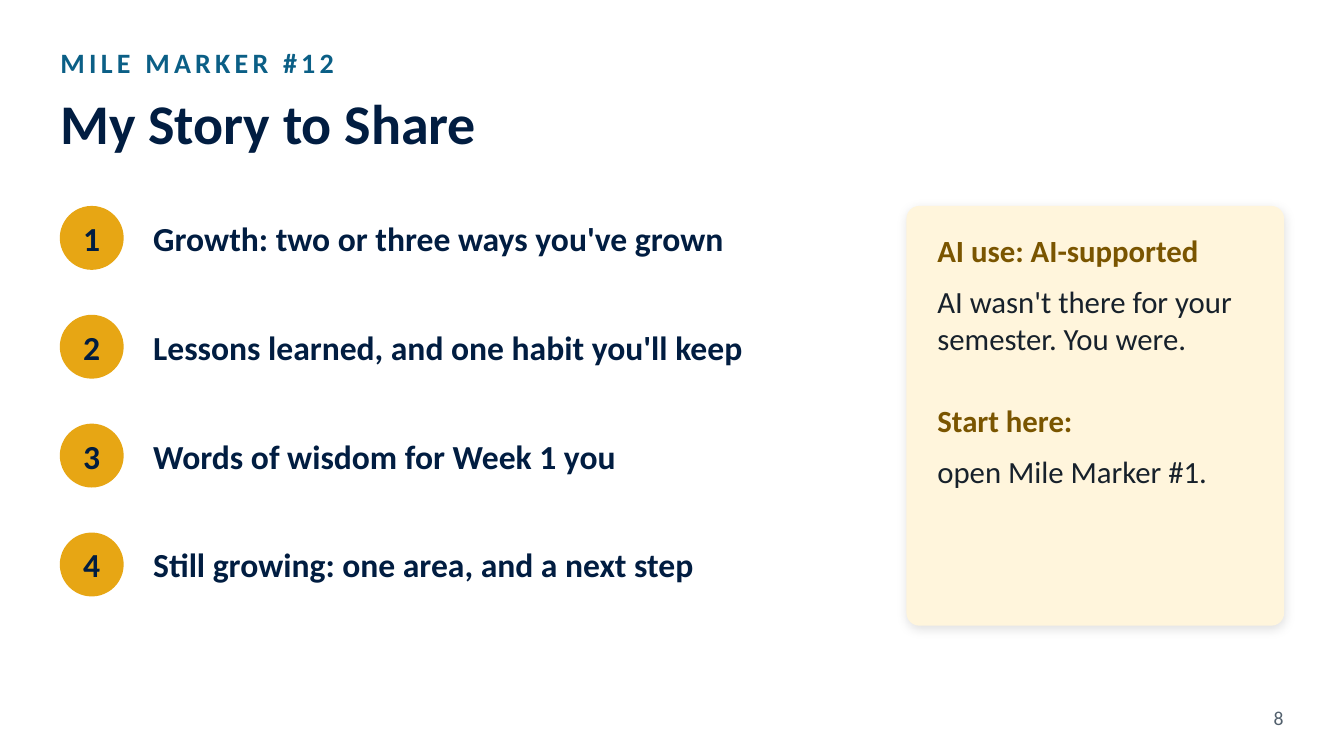
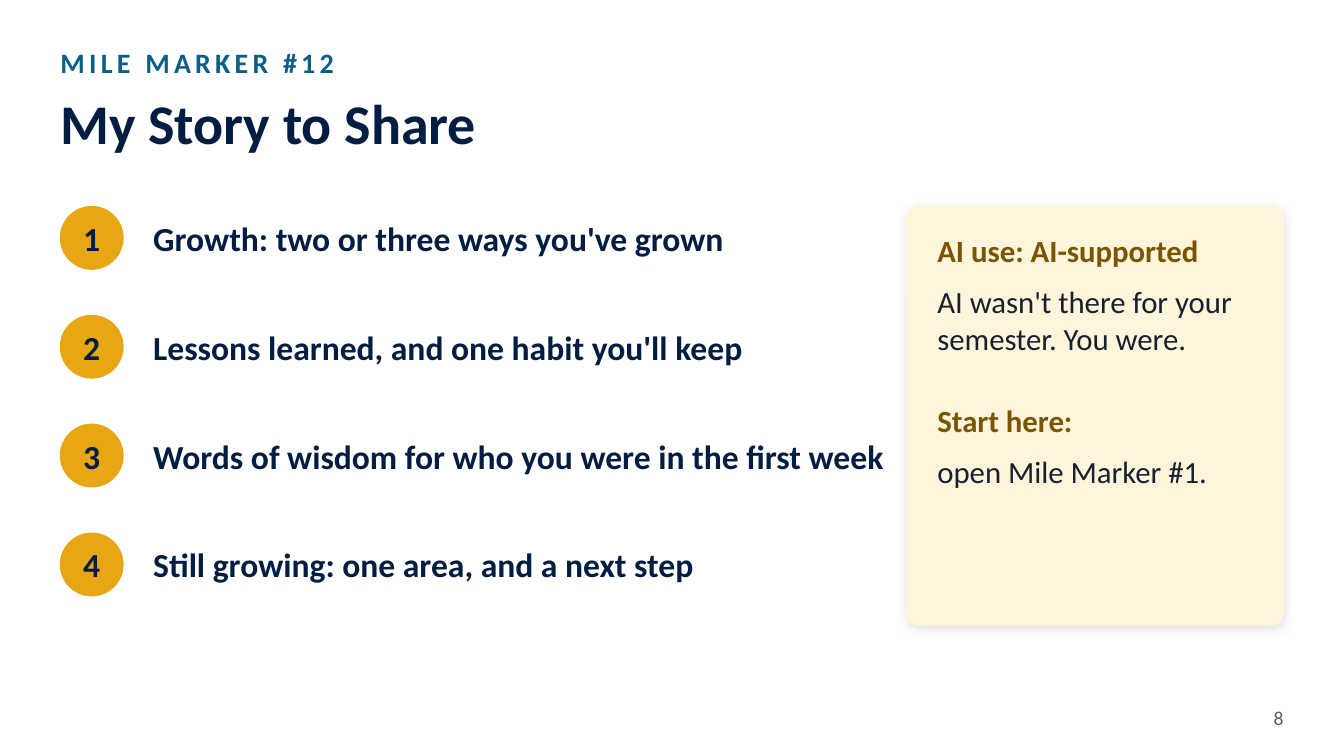
Before and after one commit to octc-instructional-design/FYE100-pathfinder-guidebook, a slide deck: slide 8 of downloads/slides/FYE100-Module12-Instructor-Slides.pptx. Drawn at 1344x756 pixels with LibreOffice and Linux fonts; fonts in the diff are those of the drawing. Boxes give left, top, right and bottom in pixels: in the first picture for what was removed or moved away, otherwise in the second. Text is boxed around its words. In the diff, an @@ line names an element or a change of style, - is before the commit and + after.

```diff
--- a/downloads/slides/FYE100-Module12-Instructor-Slides.pptx
+++ b/downloads/slides/FYE100-Module12-Instructor-Slides.pptx
@@ text at bbox=[153, 445, 884, 475]: text changed @@
-Words of wisdom for Week 1 you
+Words of wisdom for who you were in the first week
```
Also in this commit, not shown: 1 other slide changed, 11 other files.
